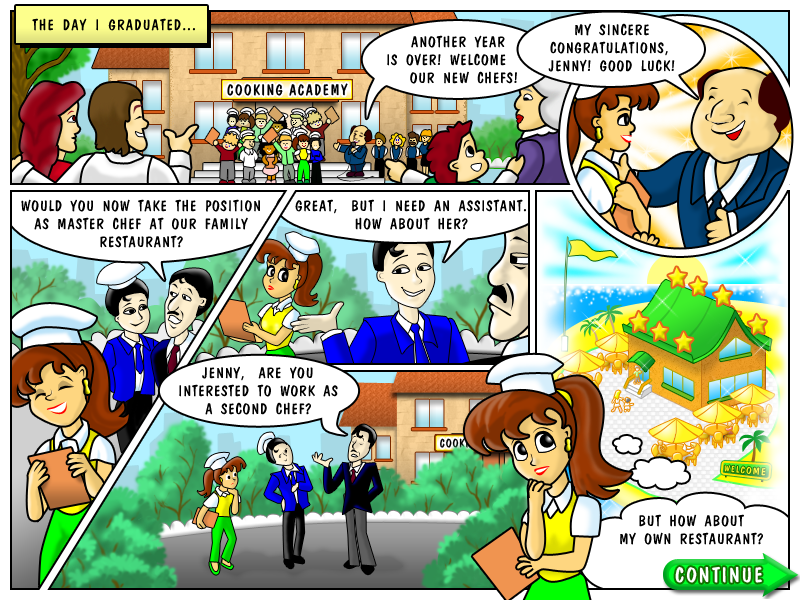
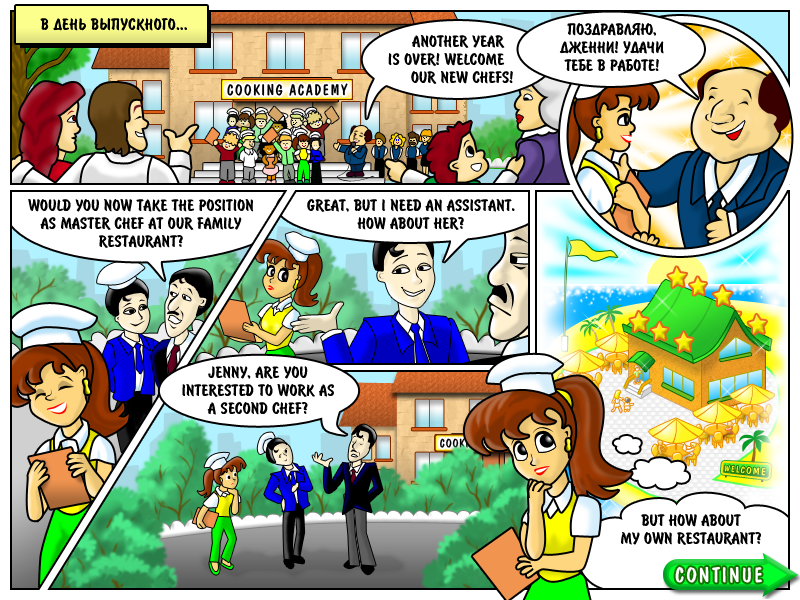
Layered file, before and after one edit (800x600). Changes by layer:
added group "text ru" with 10 layers above "text en" over [28, 18, 763, 545]
added layer "BUT HOW ABOUT MY OWN RESTAURAN" (1st of 2, in "text ru") in group "text ru" over [621, 514, 761, 545]
added layer "WOULD YOU NOW TAKE THE POSITIO" (1st of 2, in "text ru") in group "text ru" over [28, 199, 253, 248]
added layer "GREAT, BUT I NEED AN ASSISTANT" (1st of 2, in "text ru") in group "text ru" over [307, 199, 515, 230]
added layer "JENNY, ARE YOU INTERESTED TO" (1st of 2, in "text ru") in group "text ru" over [182, 366, 334, 415]
added layer "Ïîçäðàâëßþ, Äæåííè! Óäà×è òå" in group "text ru" over [559, 23, 664, 72]
added layer "OUR NEW CHEFS!" (1st of 2, in "text ru") in group "text ru" over [411, 71, 513, 84]
added layer "IS OVER! WELCOME" (1st of 2, in "text ru") in group "text ru" over [388, 53, 505, 66]
added layer "ANOTHER YEAR" (1st of 2, in "text ru") in group "text ru" over [412, 35, 505, 48]
added layer "Â äåíü âûïóñêíîãî..." in group "text ru" over [40, 18, 187, 31]
moved "BUT HOW ABOUT MY OWN RESTAURAN" (2nd of 2, in "text en") into group "text en" over [620, 514, 763, 545]
moved "WOULD YOU NOW TAKE THE POSITIO" (2nd of 2, in "text en") into group "text en" over [21, 199, 260, 248]
moved "GREAT, BUT I NEED AN ASSISTANT" (2nd of 2, in "text en") into group "text en" over [295, 199, 526, 230]
moved "JENNY, ARE YOU INTERESTED TO" (2nd of 2, in "text en") into group "text en" over [179, 366, 338, 415]
moved "MY SINCERE CONGRATULATIONS, JE" into group "text en" over [548, 23, 675, 72]
moved "OUR NEW CHEFS!" (2nd of 2, in "text en") into group "text en" over [410, 71, 517, 84]
moved "IS OVER! WELCOME" (2nd of 2, in "text en") into group "text en" over [387, 53, 506, 66]
moved "ANOTHER YEAR" (2nd of 2, in "text en") into group "text en" over [411, 35, 505, 48]
moved "THE DAY I GRADUATED..." into group "text en" over [32, 18, 195, 31]
